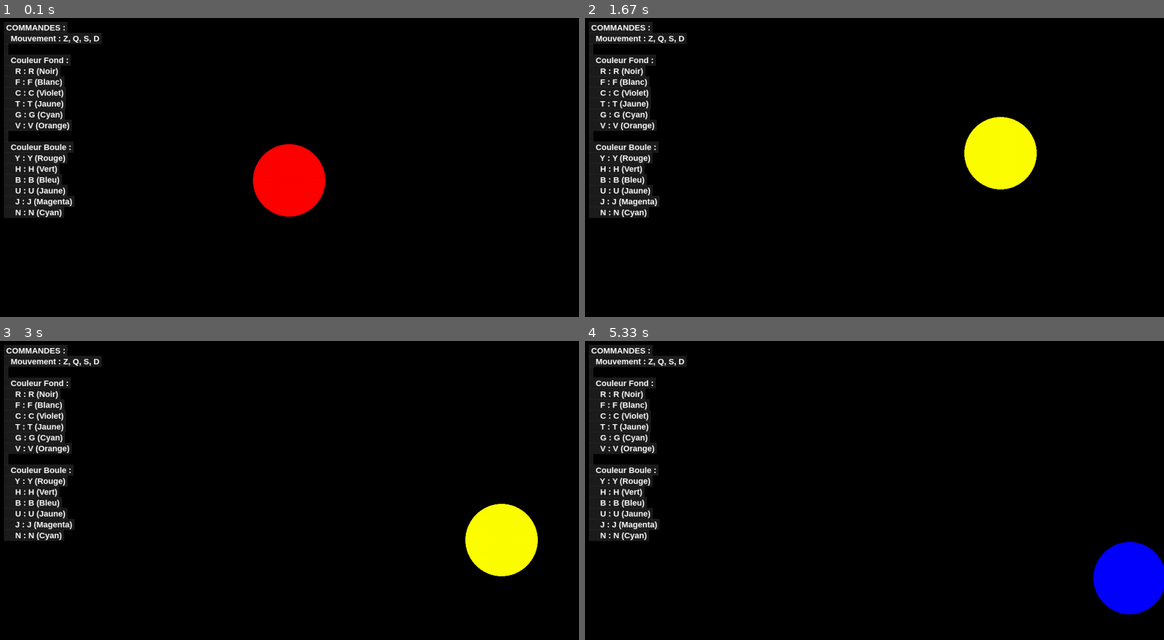
Above: before the commit, frames 1-4 (two rows, left to right).
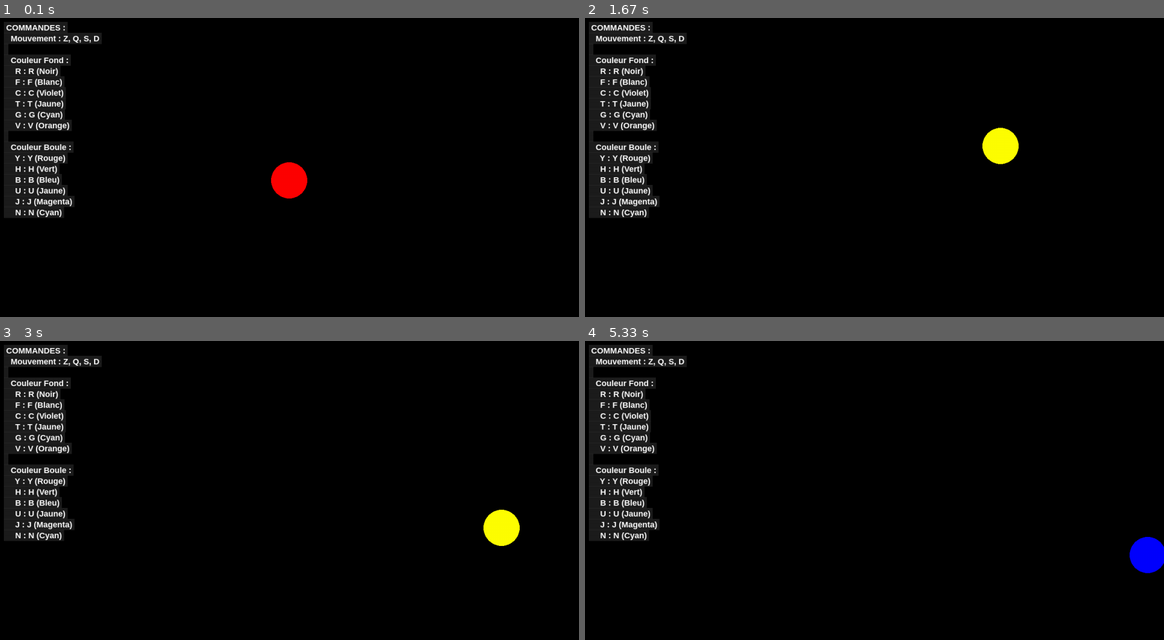
Above: after the commit, the same moments.

Repository: laysrt/chip8
Game: pygame game, started from pygame.py
The game is run twice, just before and just after one commit, with the same random seed, the same clock (stepped at 60 frames per second) and the same inputs.
Inputs:
- Up to frame 1 (0.1 s): no input
- Up to frame 2 (1.67 s): tap Z at 0.33, 0.73, 1.03, 1.23, 1.53 s; hold D 0.67-1.13 s; hold D 1.17-1.63 s; tap U at 1.32 s
- Up to frame 3 (3 s): hold S 1.67-1.97 s; tap Z at 1.73, 2.07, 2.37, 2.73 s; hold D 2-2.63 s; tap B at 2.15 s; hold S from 2.67 s (still down); tap U at 2.82 s
- Up to frame 4 (5.33 s): release S at 3.03 s; hold D 3.07-3.53 s; tap Z at 3.13, 3.43, 3.63, 3.93, 4.13, 4.47, 4.77, 5.13 s; hold D 3.57-4.03 s; tap B at 3.72, 5.22 s; hold S 4.07-4.37 s; tap U at 4.22 s; hold D 4.4-5.03 s; hold S from 5.07 s (still down)

The runs differ from the first frame. In frame 1, 1.8% of the frame differs, in the area x 43-57%, y 42-67%; in frame 2, 1.8%; in frame 3, 1.8%; in frame 4, 2.2%, in the area x 87-100%, y 65-92%.

Commit message:
Update pygame.py

Diff:
--- a/pygame.py
+++ b/pygame.py
@@ -10,7 +10,7 @@
 dt = 0
 
 
-RADIUS = 80
+RADIUS = 40
 SCREEN_WIDTH = screen.get_width()
 SCREEN_HEIGHT = screen.get_height()
 FONT_SIZE = 18 # Taille de la police d'écriture
@@ -133,7 +133,7 @@
     # Déplacement de la boule avec Z/Q/S/D et empeche de faire sortir la boule de l'écran
     keys = pygame.key.get_pressed()
     if keys[pygame.K_z] and ((player_pos.y - RADIUS) > 0):
-        player_pos.y -= (hauteur_ecran/3) * dt
+        player_pos.y -= 300 * dt
     if keys[pygame.K_s] and ((player_pos.y + RADIUS) < hauteur_ecran):
         player_pos.y += 300 * dt
     if keys[pygame.K_q] and ((player_pos.x - RADIUS) > 0):
